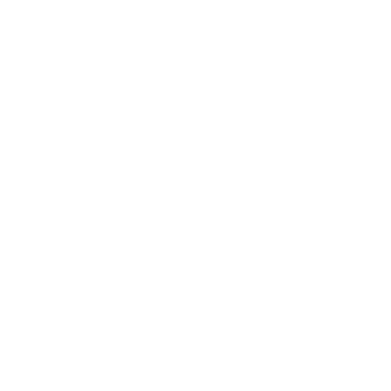
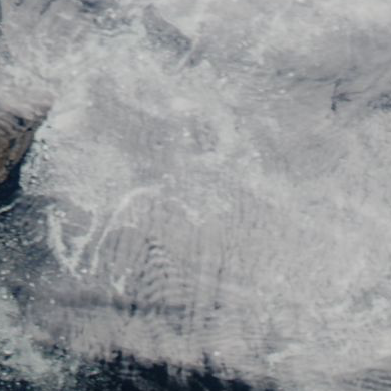
Revision of a layered 391 × 391 image; what changed, layer by layer:
added layer "296_hudson_bay_100km_20040706.aqua.truecolor.250m" above "landfast ice" over [0, 0, 391, 391]
